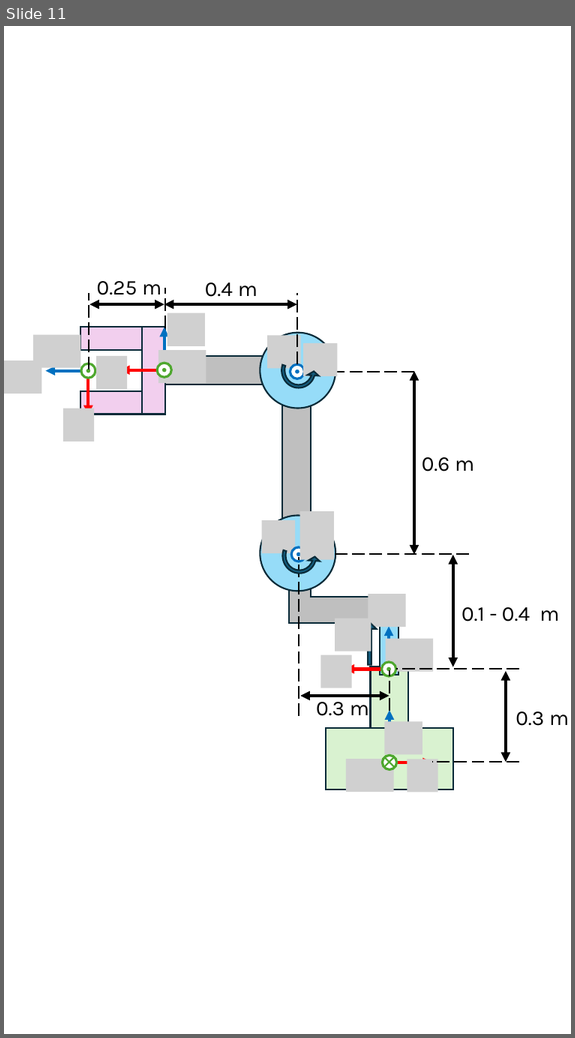
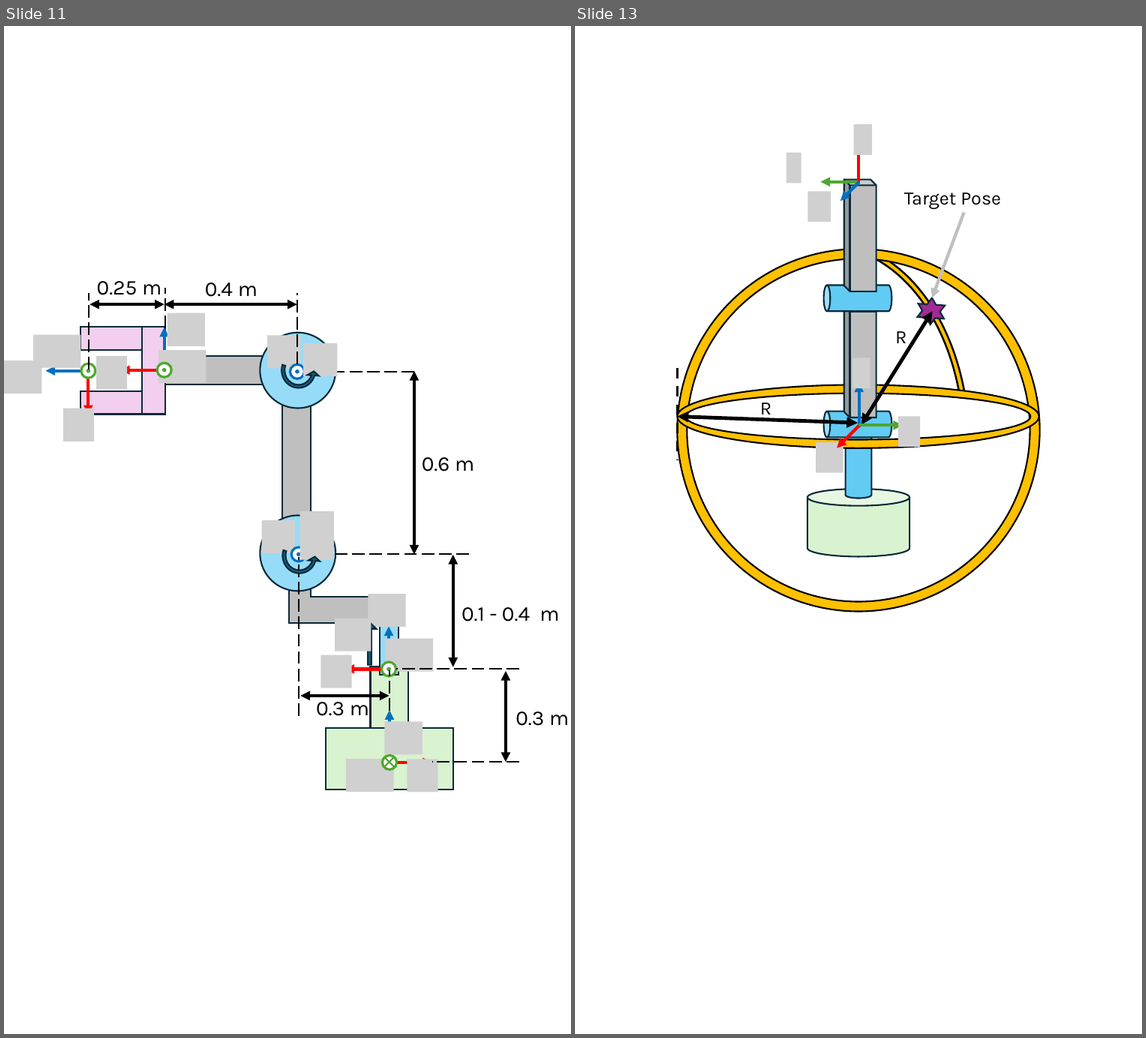
Before and after one commit to iocroblab/from_code_to_robot, a slide deck: robotics/Resources/Images/Modelling/Robot images.pptx. Shown side by side, each under a label of ours: slide 11 before the commit, slides 11 and 13 after it; the slides between them are not shown. The pictures are 575x1038 and 1146x1038 pixels, drawn with LibreOffice and Linux fonts; fonts in the diff are those of the drawing; grey boxes stand for pictures. Boxes give left, top, right and bottom in pixels: in the first picture for what was removed or moved away, otherwise in the second. Text is boxed around its words. In the diff, an @@ line names an element or a change of style, - is before the commit and + after.

```diff
--- a/robotics/Resources/Images/Modelling/Robot images.pptx
+++ b/robotics/Resources/Images/Modelling/Robot images.pptx
@@ slide 13 added at bbox=[575, 26, 1142, 1034], background #FFFFFF @@
@@ group added at bbox=[787, 124, 872, 222]: 3 arrows, 3 pictures @@
@@ cube added at bbox=[844, 180, 876, 292], fill #BFBFBF, outline #092A39 1.5 pt @@
@@ text added at bbox=[904, 192, 1001, 209], 18 pt, text #000000 @@
+Target Pose
@@ arch (boxed as its full ring) added at bbox=[631, 224, 992, 705], fill #FFC000, outline #000000 1.75 pt @@
@@ arrow added from (963, 213) to (932, 298), #BFBFBF 3 pt @@
@@ donut added at bbox=[677, 249, 1040, 612], fill #FFC000, outline #000000 1.5 pt @@
@@ cylinder added at bbox=[824, 285, 892, 312], fill #61CBF4, outline #092A39 1.5 pt @@
@@ cube added at bbox=[844, 306, 876, 418], fill #BFBFBF, outline #092A39 1.5 pt @@
@@ double arrow added from (861, 425) to (933, 311), #000000 3.5 pt @@
@@ star added at bbox=[916, 298, 945, 325], fill #A02B93, outline #092A39 1.5 pt @@
@@ text added at bbox=[895, 331, 907, 343], 18 pt, text #000000 @@
+R
@@ donut added at bbox=[677, 385, 1039, 448], fill #FFC000, outline #000000 1.5 pt @@
@@ line added from (677, 368) to (677, 460), #000000 2.5 pt dashed @@
@@ text added at bbox=[760, 402, 771, 420], 18 pt, text #000000 @@
+R
@@ double arrow added from (858, 423) to (677, 416), #000000 3.5 pt @@
@@ cylinder added at bbox=[824, 412, 892, 438], fill #61CBF4, outline #092A39 1.5 pt @@
@@ group added at bbox=[817, 358, 921, 473]: 3 arrows, 3 pictures @@
@@ cylinder added at bbox=[846, 430, 872, 498], fill #61CBF4, outline #092A39 1.5 pt @@
@@ cylinder added at bbox=[807, 489, 909, 557], fill #D9F2D0, outline #092A39 1.5 pt @@
```
Also in this commit, not shown: 4 other slides added, 7 other files.
